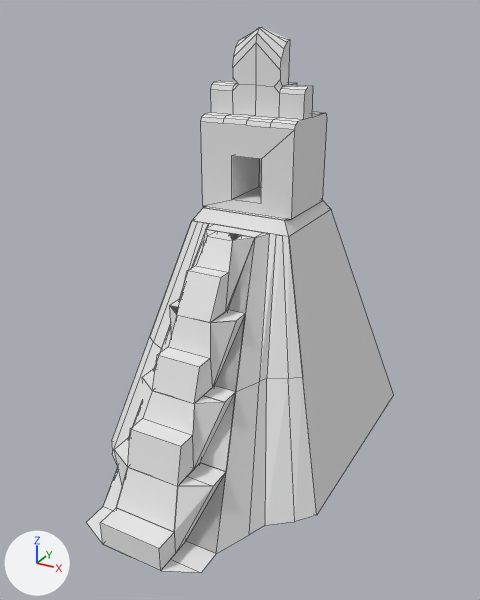
What one commit did to the Blender file Modelos/gran_jaguar.blend.
The view is the same before and after, from a 50 mm camera at (6.08, -12.07, 9.28) aimed at (0.25, -1.47, 3.97). The axes (+X, +Y, +Z) are drawn at lower left. The lights are the same throughout. Mesh edges are drawn as thin lines.
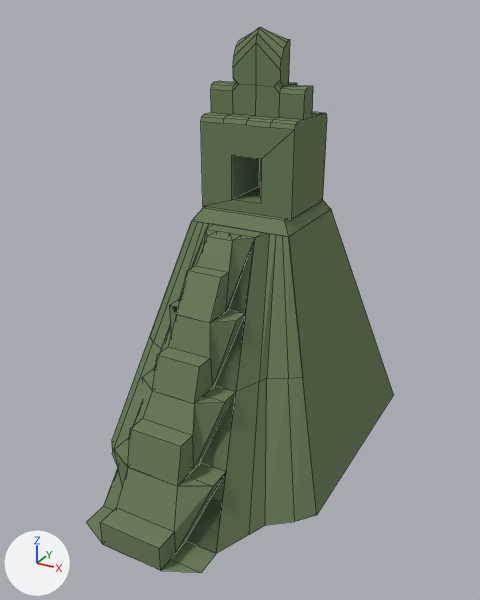
Where the change shows, as pixel boxes [x1, y1, x2, y2] in the pictures (480 x 600 px):
'Cube', recoloured, reshaped (white to green): [87, 27, 393, 573] in both
part 1 of me_cube, deleted: before [87, 201, 331, 573]

What changed in the scene script:
```text
Change mat_material:
    mat_material.base_color: (0.8, 0.8, 0.8) -> (0.161, 0.227, 0.118)  # white #e7e7e7 -> green #708360
Change me_cube:
    used by ob_cube; location = (0.0, 0.0, 0.0); scale = (2.5, 2.5, 2.5)
    remove me_cube.from_pydata(...)  # 559 vertices, 405 faces, 32 loose edges; spans x -1.0..1.0, y -2.02..1.0, z 0.11..3.58
    add me_cube.from_pydata(...)  # 215 vertices, 195 faces, 3 loose edges; spans x -1.0..1.0, y -2.02..1.0, z 0.11..3.58
    me_cube part 1: 323 vertices removed from x -0.72..0.52, y -2.02..0.43, z 0.11..2.22
```
